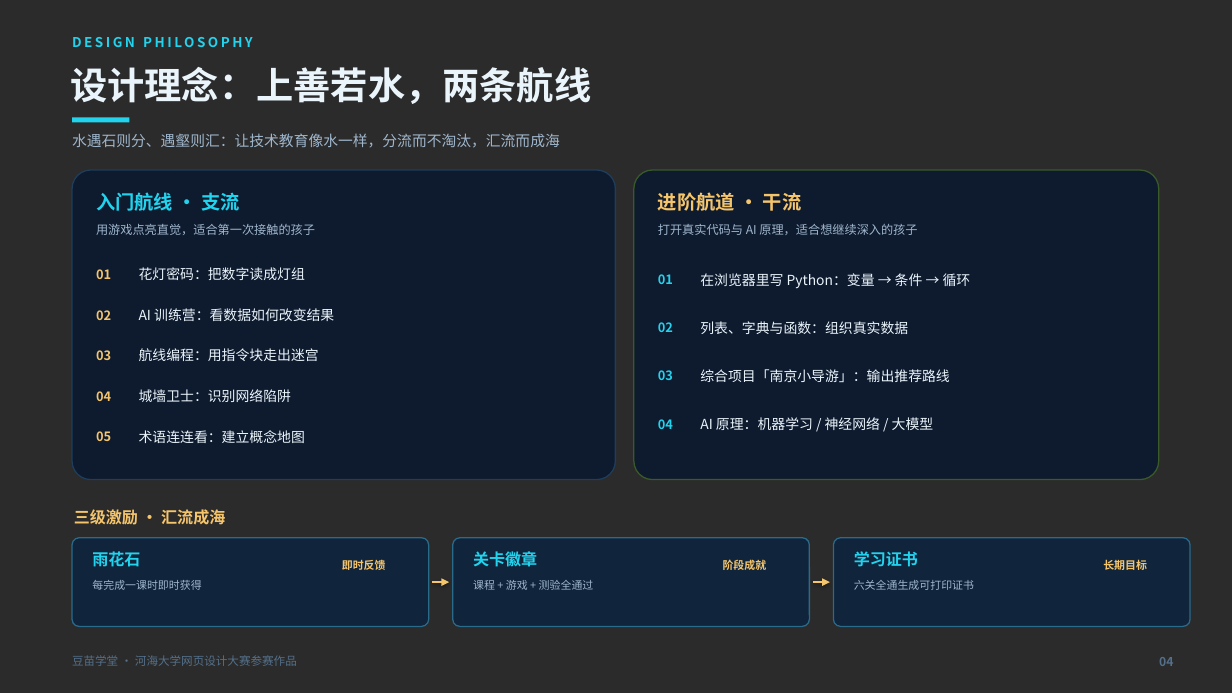
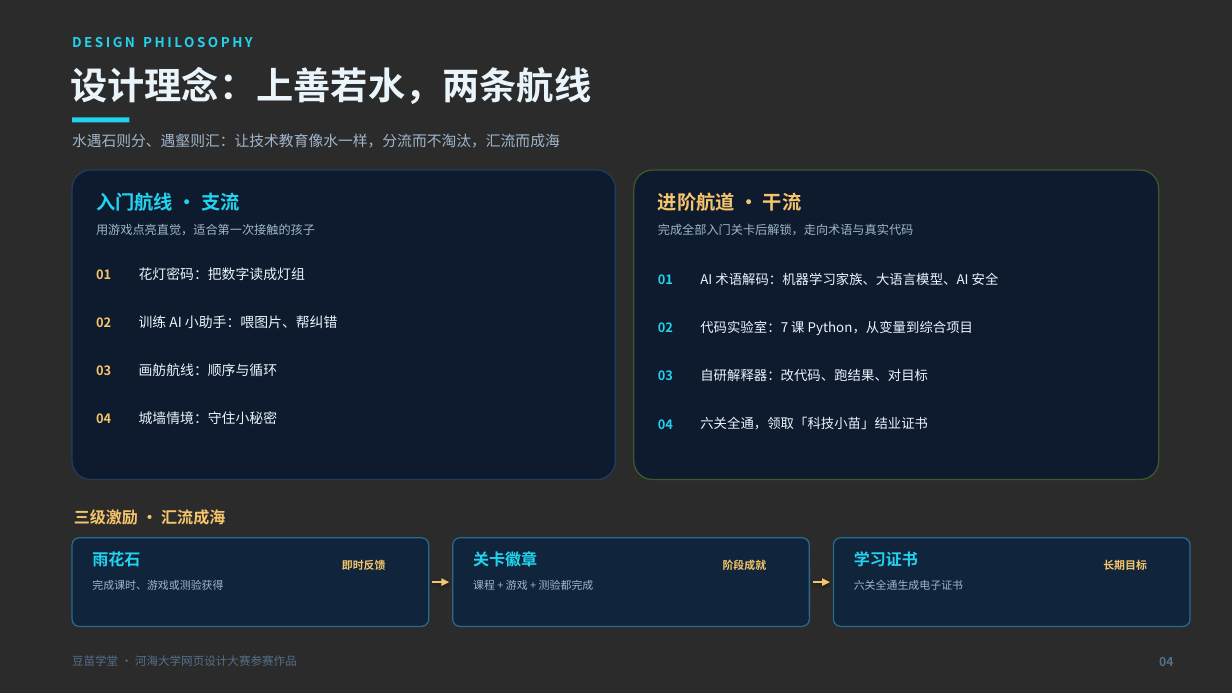
Before and after one commit to wbydxx/doumiao-academy, a slide deck: slide 4 of deliverables/豆苗学堂-演示PPT.pptx. Drawn at 1232x693 pixels with LibreOffice and Linux fonts; fonts in the diff are those of the drawing; background and template pictures are left out; a plain dark background stands for a picture behind light text. Boxes give left, top, right and bottom in pixels: in the first picture for what was removed or moved away, otherwise in the second. Text is boxed around its words. In the diff, an @@ line names an element or a change of style, - is before the commit and + after.

```diff
--- a/deliverables/豆苗学堂-演示PPT.pptx
+++ b/deliverables/豆苗学堂-演示PPT.pptx
@@ text at [658, 224, 913, 235]: text changed @@
-打开真实代码与 AI 原理，适合想继续深入的孩子
+完成全部入门关卡后解锁，走向术语与真实代码
@@ text at [700, 273, 999, 285]: text changed; size 10.8 to 10.4 pt @@
-在浏览器里写 Python：变量 → 条件 → 循环
+AI 术语解码：机器学习家族、大语言模型、AI 安全
@@ text "02": place and size @@
-text "02" at [96, 310, 111, 320]
+text "02" at [96, 317, 111, 327]
@@ text removed at [139, 308, 334, 321] @@
-AI 训练营：看数据如何改变结果
@@ text added at [139, 315, 337, 328], 10.8 pt, text #EAF4FB @@
+训练 AI 小助手：喂图片、帮纠错
@@ text at [700, 320, 973, 335]: text changed; size 10.8 to 10.4 pt @@
-列表、字典与函数：组织真实数据
+代码实验室：7 课 Python，从变量到综合项目
@@ text removed at [139, 348, 319, 361] @@
-航线编程：用指令块走出迷宫
@@ text "03": place and size @@
-text "03" at [96, 350, 111, 360]
+text "03" at [96, 365, 111, 375]
@@ text removed at [139, 389, 291, 402] @@
-城墙卫士：识别网络陷阱
@@ text added at [139, 363, 278, 376], 10.8 pt, text #EAF4FB @@
+画舫航线：顺序与循环
@@ text at [700, 368, 928, 381]: text changed; size 10.8 to 10.4 pt @@
-综合项目「南京小导游」：输出推荐路线
+自研解释器：改代码、跑结果、对目标
@@ text "04": place and size @@
-text "04" at [96, 391, 111, 401]
+text "04" at [96, 413, 111, 423]
@@ text added at [139, 411, 278, 424], 10.8 pt, text #EAF4FB @@
+城墙情境：守住小秘密
@@ text at [700, 416, 928, 429]: text changed; size 10.8 to 10.4 pt @@
-AI 原理：机器学习 / 神经网络 / 大模型
+六关全通，领取「科技小苗」结业证书
@@ text removed at [96, 431, 111, 441] @@
-05
@@ text removed at [139, 430, 305, 443] @@
-术语连连看：建立概念地图
@@ text at [92, 580, 223, 590]: text changed @@
-每完成一课时即时获得
+完成课时、游戏或测验获得
@@ text at [473, 580, 594, 590]: text changed @@
-课程 + 游戏 + 测验全通过
+课程 + 游戏 + 测验都完成
@@ text at [854, 580, 963, 590]: text changed @@
-六关全通生成可打印证书
+六关全通生成电子证书
```
Also in this commit, not shown: 11 other slides changed, 46 other files.
